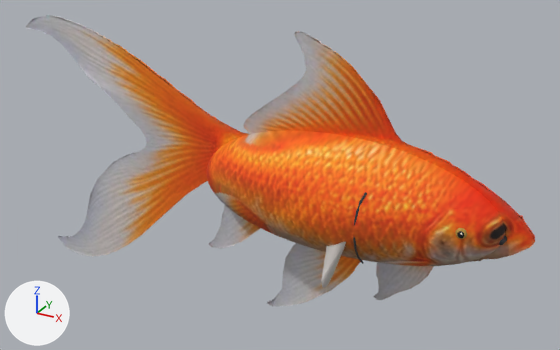
What one commit did to the glTF model public/aqua/models/fish/comet_gold.glb.
Rendered twice from a 50 mm camera at (0.95, -2.18, 1.13) aimed at (-0.29, 0.08, 0.0). Arrows for +X, +Y and +Z are at lower left; the lights stay in place. The older version comes first. Vertices at exactly the same position are counted once.

In view in the first picture: 'comet_gold'.
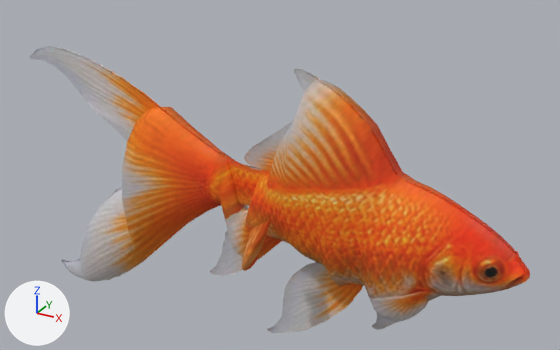
What changed in the scene script:
```text
Change me_comet_gold:
    used by ob_comet_gold; location = (0.0, 0.0, 0.0)
    remove me_comet_gold.from_pydata(...)  # 1239 vertices, 2326 faces; spans x -1.39..0.63, y -0.32..0.32, z -0.55..0.55
    add me_comet_gold.from_pydata(...)  # 1075 vertices, 2038 faces; spans x -1.39..0.63, y -0.32..0.32, z -0.67..0.43
    me_comet_gold part 1: the loose piece of 388 vertices spanning x -1.39..0.63, y 0.0, z -0.55..0.55 is moved by (0.0, 0.0, -0.12)
    me_comet_gold part 2: the loose piece of 11 vertices spanning x 0.02..0.1, y -0.32..-0.17, z -0.2..-0.03 is moved by (-0.29, 0.0, -0.02)
    me_comet_gold part 3: a new loose piece of 665 vertices spanning x -1.35..0.62, y -0.21..0.21, z -0.66..0.4, in mat_painted_pbr_atlas (picture img_comet_gold_basecolor)
    me_comet_gold part 4: 9 loose pieces with 386 vertices, spanning x 0.12..0.55, y -0.2..0.2, z -0.12..0.12, are deleted
    me_comet_gold part 5: 443 vertices removed from x -0.54..0.54, y -0.21..0.21, z -0.18..0.23
    other edits to the shape of me_comet_gold do not show in these pictures
```

Changed parts and their boxes [x1, y1, x2, y2] in the pictures (560 x 350 px; the box of a moved part takes in the faces that stretch with it):
'comet_gold', reshaped
    before: [26, 15, 535, 306]
    after: [30, 46, 530, 333]
part 1 of me_comet_gold, moved or reshaped
    before: [26, 15, 535, 306]
    after: [30, 46, 530, 333]
part 2 of me_comet_gold, moved or reshaped
    before: [322, 242, 346, 288]
    after: [242, 219, 272, 271]
part 3 of me_comet_gold, added (orange)
    after: [65, 80, 524, 322]
part 4 of me_comet_gold, deleted
    before: [353, 192, 507, 264]
part 5 of me_comet_gold, deleted (orange)
    before: [206, 130, 505, 266]
